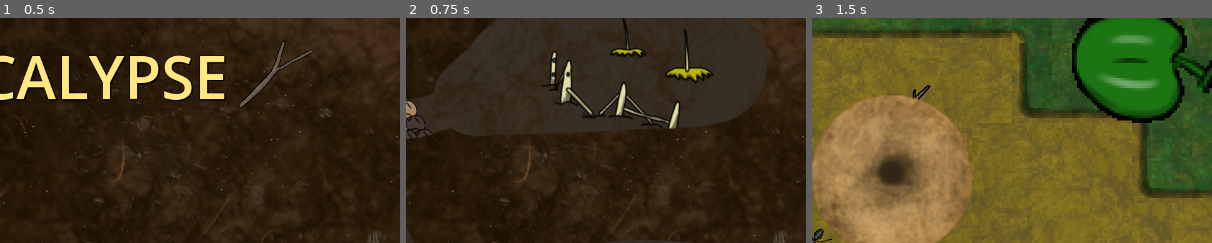
Above: before the commit, frames 1-3 (left to right).
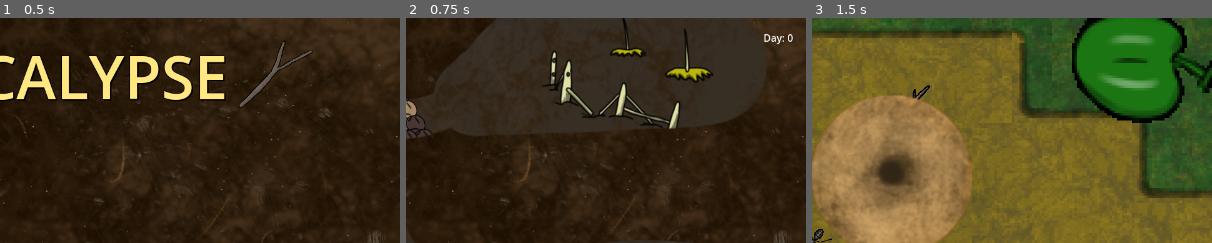
Above: after the commit, the same moments.

Repository: blakestone95/RedotGameJamFall2025
Game: Godot game, scene res://menus/Main_Menu.tscn
Same seed, same stepped clock (60 frames per second), same inputs: the game is played once before the commit and once after it.
Inputs:
- Up to frame 1 (0.5 s): no input
- Up to frame 2 (0.75 s): click "BEGIN JOURNEY" at 0.5 s
- Up to frame 3 (1.5 s): click "Start Day" at 1.25 s
The pictures show only the part of the screen within x 50-100%, y 0-50%; the shares and areas given below are measured in that part.

Frame 1 is identical in both runs. In frame 2, 0.1% of the frame differs, in the area x 89-97%, y 7-12%; in frame 3, nothing differs.

Commit message:
Add day counter

Diff:
--- a/gameplay/inventory/inventory_gui_control.gd
+++ b/gameplay/inventory/inventory_gui_control.gd
@@ -13,7 +13,8 @@
 		assert("inventory" in inventory_source, "Inventory Source MUST be a node with a property \"inventory\"")
 		inventory = inventory_source.inventory
 	else:
-		var game = get_node("/root/Game") as Game
+		var game = get_tree().get_nodes_in_group("game")[0] as Game
+		await game.ready
 		inventory = game.colony_inventory
 
 	assert(inventory != null, "Didn't find inventory in either Intentory source or \"Game\" node")
--- a/project.godot
+++ b/project.godot
@@ -25,6 +25,10 @@
 
 window/size/viewport_width=1280
 window/size/viewport_height=720
+
+[global_group]
+
+game=""
 
 [input]
 
--- a/scenes/Game.tscn
+++ b/scenes/Game.tscn
@@ -7,7 +7,7 @@
 [ext_resource type="Resource" uid="uid://dwpbt4mvk2odb" path="res://gameplay/inventory/items/Pebble.tres" id="5_qy1jj"]
 [ext_resource type="Resource" uid="uid://brc0mofk4ogjs" path="res://gameplay/inventory/items/Food.tres" id="6_3xj3m"]
 
-[node name="Game" type="Node2D"]
+[node name="Game" type="Node2D" groups=["game"]]
 script = ExtResource("1_qbsmt")
 inventory_items = Array[ExtResource("2_kiw3p")]([ExtResource("3_400sg"), ExtResource("4_g4kob"), ExtResource("5_qy1jj"), ExtResource("6_3xj3m")])
 
--- a/scenes/colony/Colony.tscn
+++ b/scenes/colony/Colony.tscn
@@ -20,6 +20,7 @@
 [ext_resource type="Texture2D" uid="uid://dvmbfvgapjgq" path="res://data/2D assets/world/AntHill Base (7of7) FG.png" id="18_b6sg5"]
 [ext_resource type="Script" path="res://scenes/colony/start_button.gd" id="19_r4j2g"]
 [ext_resource type="Script" path="res://gameplay/inventory/inventory_gui_control.gd" id="20_q1hyv"]
+[ext_resource type="Script" path="res://scenes/colony/day_counter.gd" id="21_83glh"]
 
 [node name="Colony" type="Node2D"]
 
@@ -142,11 +143,11 @@
 grow_vertical = 0
 alignment = 1
 
-[node name="MarginContainer" type="MarginContainer" parent="CanvasLayer/VBoxContainer"]
+[node name="StartButtonMargin" type="MarginContainer" parent="CanvasLayer/VBoxContainer"]
 layout_mode = 2
 theme_override_constants/margin_bottom = 20
 
-[node name="StartButton" type="Button" parent="CanvasLayer/VBoxContainer/MarginContainer"]
+[node name="StartButton" type="Button" parent="CanvasLayer/VBoxContainer/StartButtonMargin"]
 layout_mode = 2
 text = "Start Day"
 script = ExtResource("19_r4j2g")
@@ -163,4 +164,25 @@
 offset_right = 40.0
 offset_bottom = 40.0
 
-[connection signal="pressed" from="CanvasLayer/VBoxContainer/MarginContainer/StartButton" to="CanvasLayer/VBoxContainer/MarginContainer/StartButton" method="_on_pressed"]
+[node name="MarginContainer" type="MarginContainer" parent="CanvasLayer"]
+anchors_preset = 1
+anchor_left = 1.0
+anchor_right = 1.0
+offset_left = -48.0
+offset_bottom = 40.0
+grow_horizontal = 0
+size_flags_horizontal = 8
+size_flags_vertical = 0
+theme_override_constants/margin_left = 0
+theme_override_constants/margin_top = 20
+theme_override_constants/margin_right = 20
+
+[node name="DayCounter" type="Label" parent="CanvasLayer/MarginContainer"]
+layout_mode = 2
+size_flags_horizontal = 8
+size_flags_vertical = 0
+text = "Day: 0"
+horizontal_alignment = 2
+script = ExtResource("21_83glh")
+
+[connection signal="pressed" from="CanvasLayer/VBoxContainer/StartButtonMargin/StartButton" to="CanvasLayer/VBoxContainer/StartButtonMargin/StartButton" method="_on_pressed"]
--- /dev/null
+++ b/scenes/colony/day_counter.gd
@@ -0,0 +1,6 @@
+extends Label
+
+func _ready() -> void:
+	var game = get_tree().get_nodes_in_group("game")[0] as Game
+	await game.ready
+	text = "Day: " + str(game.day)
--- a/scenes/game.gd
+++ b/scenes/game.gd
@@ -1,4 +1,5 @@
 class_name Game extends Node2D
+# NOTE: Game is assigned the group "game" for ease of access across scenes
 
 enum GameState {EXPLORE, REBUILD}
 
Not shown: 1 places in scenes/colony/Colony.tscn that only renumber resources
